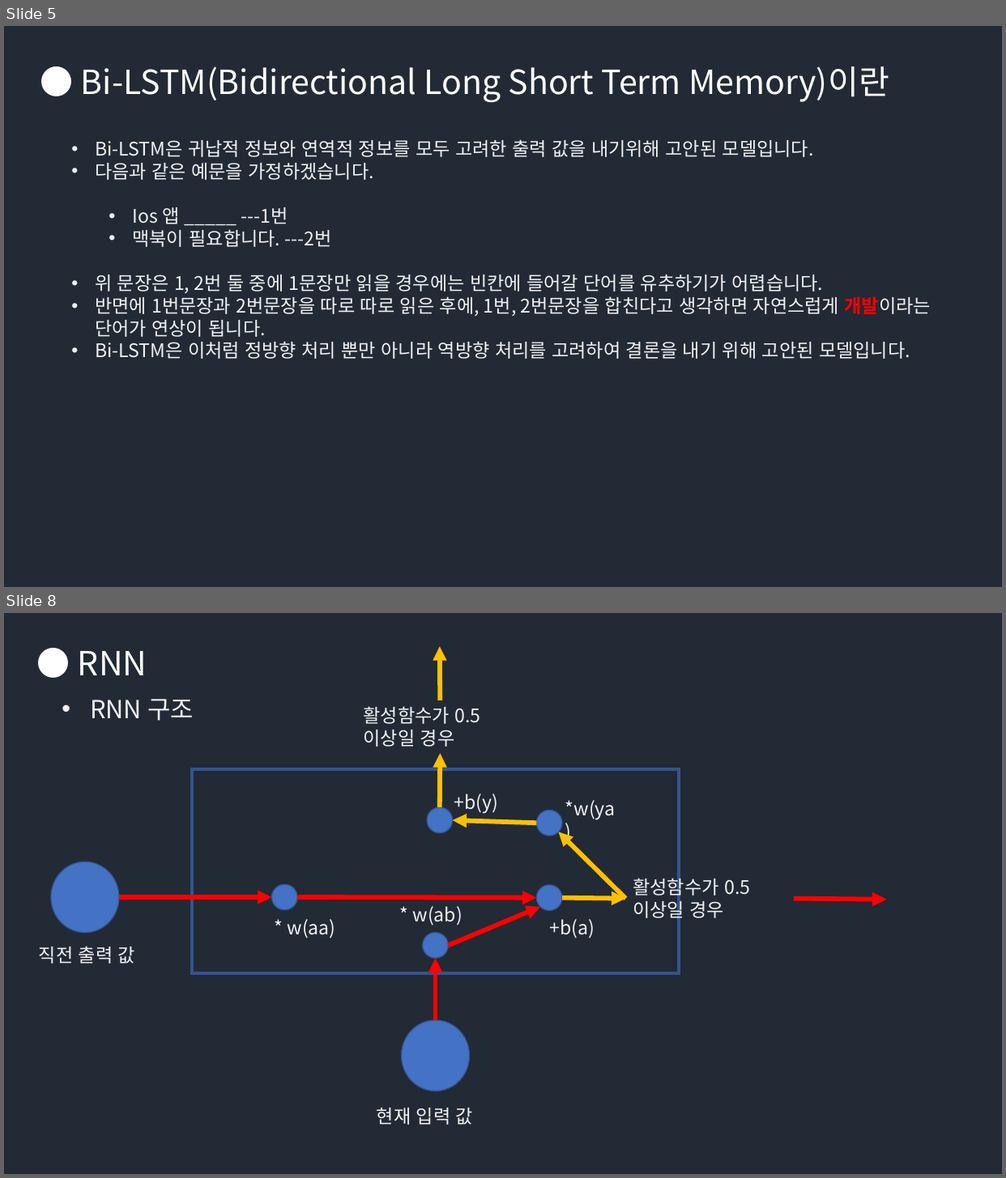
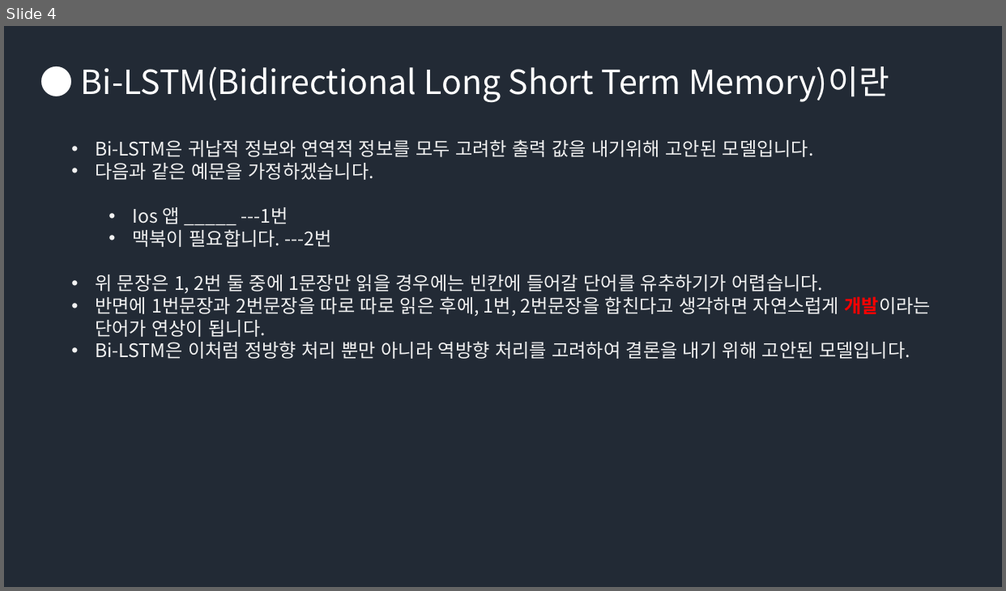
Before and after one commit to Groot-Space/Groot-space.github.io, a slide deck: assets/images/LSTM/LSTM.pptx. Shown one above the other, each under a label of ours: slides 5 and 8 before the commit, slide 4 after it; the slides between them are not shown. The pictures are 1006x1178 and 1006x591 pixels, drawn with LibreOffice and Linux fonts; fonts in the diff are those of the drawing. Boxes give left, top, right and bottom in pixels: in the first picture for what was removed or moved away, otherwise in the second. Text is boxed around its words. In the diff, an @@ line names an element or a change of style, - is before the commit and + after.

```diff
--- a/assets/images/LSTM/LSTM.pptx
+++ b/assets/images/LSTM/LSTM.pptx
@@ slide 8 removed at (4,613,1002,1174), background #222A35 @@
@@ text removed at (78,651,147,675) @@
-● RNN
@@ arrow removed from (441, 700) to (440, 647) @@
@@ text removed at (90,699,194,721) @@
-• RNN 구조
@@ text removed at (364,706,480,747) @@
-활성함수가 0.5 이상일 경우
@@ arrow removed from (440, 807) to (441, 754) @@
@@ rectangle removed at (192,769,679,973) @@
@@ text removed at (454,794,498,814) @@
-+b(y)
@@ text removed at (565,800,616,820) @@
-*w(ya)
@@ ellipse removed at (427,807,453,833) @@
@@ arrow removed from (536, 824) to (453, 820) @@
@@ ellipse removed at (536,810,562,835) @@
@@ arrow removed from (626, 899) to (559, 833) @@
@@ ellipse removed at (51,862,119,934) @@
@@ text removed at (633,875,750,922) @@
-활성함수가 0.5 이상일 경우
@@ arrow removed from (119, 897) to (272, 897) @@
@@ ellipse removed at (272,884,297,910) @@
@@ arrow removed from (297, 897) to (536, 898) @@
@@ ellipse removed at (536,884,562,910) @@
@@ arrow removed from (562, 898) to (626, 899) @@
@@ arrow removed from (794, 899) to (887, 900) @@
@@ text removed at (288,919,336,939) @@
-* w(aa)
@@ text removed at (413,906,462,926) @@
-* w(ab)
@@ arrow removed from (449, 945) to (540, 907) @@
@@ text removed at (550,919,595,939) @@
-+b(a)
@@ text removed at (39,946,135,964) @@
-직전 출력 값
@@ ellipse removed at (423,933,448,958) @@
@@ arrow removed from (435, 1020) to (435, 958) @@
@@ ellipse removed at (402,1020,470,1092) @@
@@ text removed at (377,1108,473,1125) @@
-현재 입력 값
@@ what was slide 5 is now slide 4 @@
```
Also in this commit, not shown: 2 slides changed, 1 slide added, 6 other slides removed.
